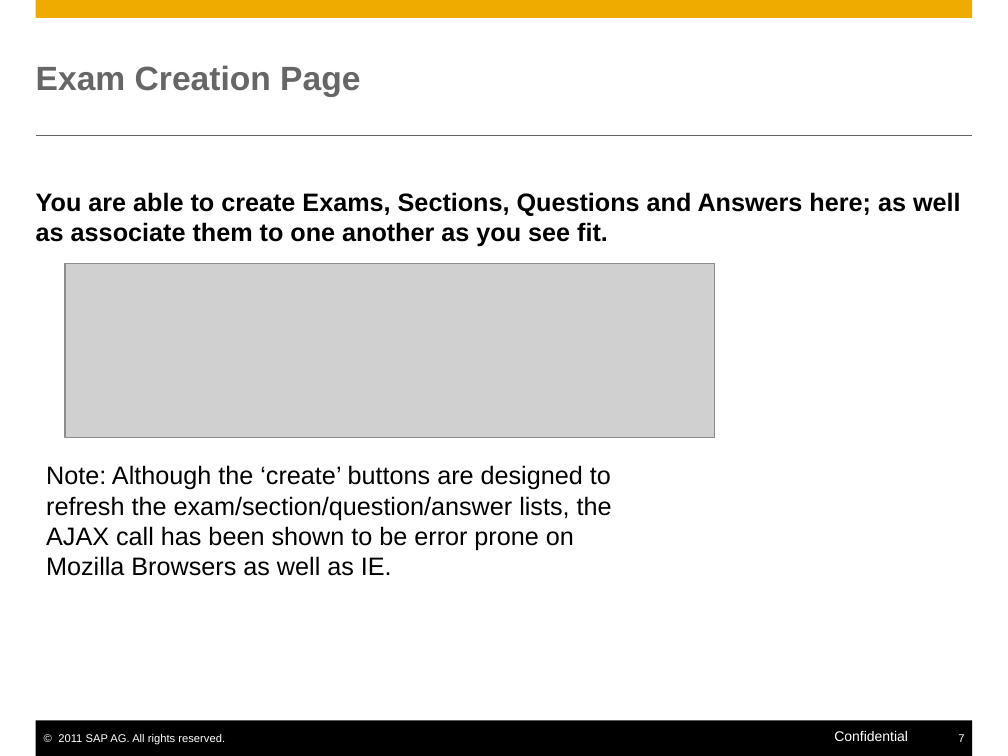
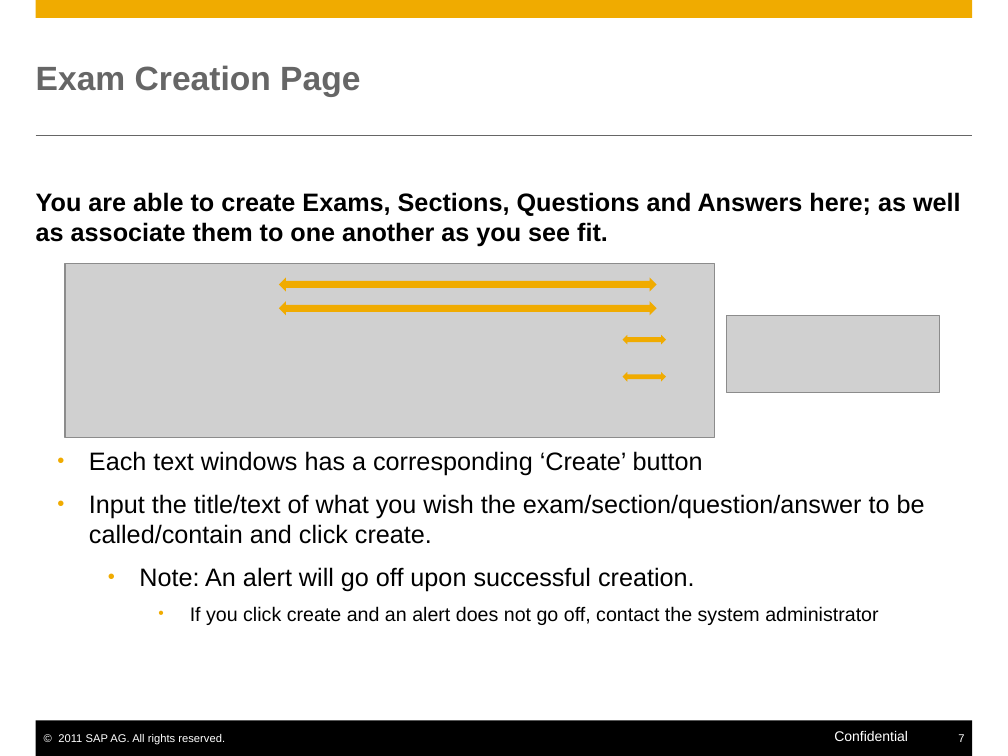
Before and after one commit to evanlouie/EXAM_system, a slide deck: slide 7 of The Exam System - User Guide.pptx. Drawn at 1008x756 pixels with LibreOffice and Linux fonts; fonts in the diff are those of the drawing; grey boxes stand for pictures. Boxes give left, top, right and bottom in pixels: in the first picture for what was removed or moved away, otherwise in the second. Text is boxed around its words. In the diff, an @@ line names an element or a change of style, - is before the commit and + after.

```diff
--- a/The Exam System - User Guide.pptx
+++ b/The Exam System - User Guide.pptx
@@ picture added at [727,316,939,392] @@
@@ group added at [279,277,666,382]: 4 left right arrows @@
@@ text removed at [46,465,612,576] @@
-Note: Although the ‘create’ buttons are designed to refresh the exam/section/question/answer lists, the AJAX call has been shown to be error prone on Mozilla Browsers as well as IE.
@@ text added at [89,451,925,625], 18 pt, text #000000 @@
+• Each text windows has a corresponding ‘Create’ button
+• Input the title/text of what you wish the exam/section/question/answer to be called/contain and click create.
+  • Note: An alert will go off upon successful creation.
+    • If you click create and an alert does not go off, contact the system administrator
```
Also in this commit, not shown: 8 other slides changed, 2 slides added, 3 other files.
